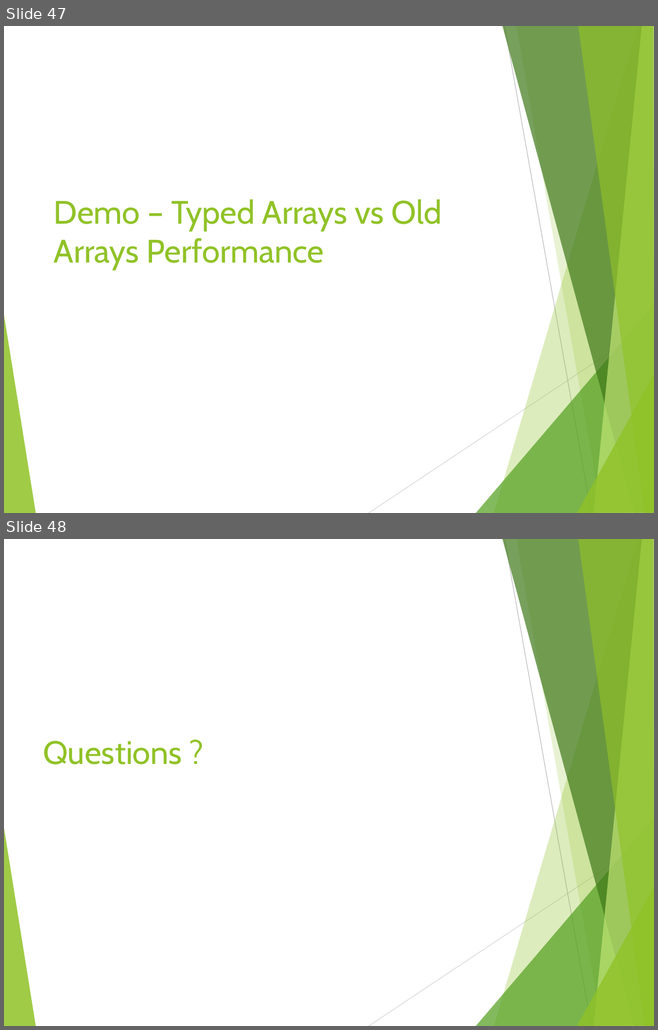
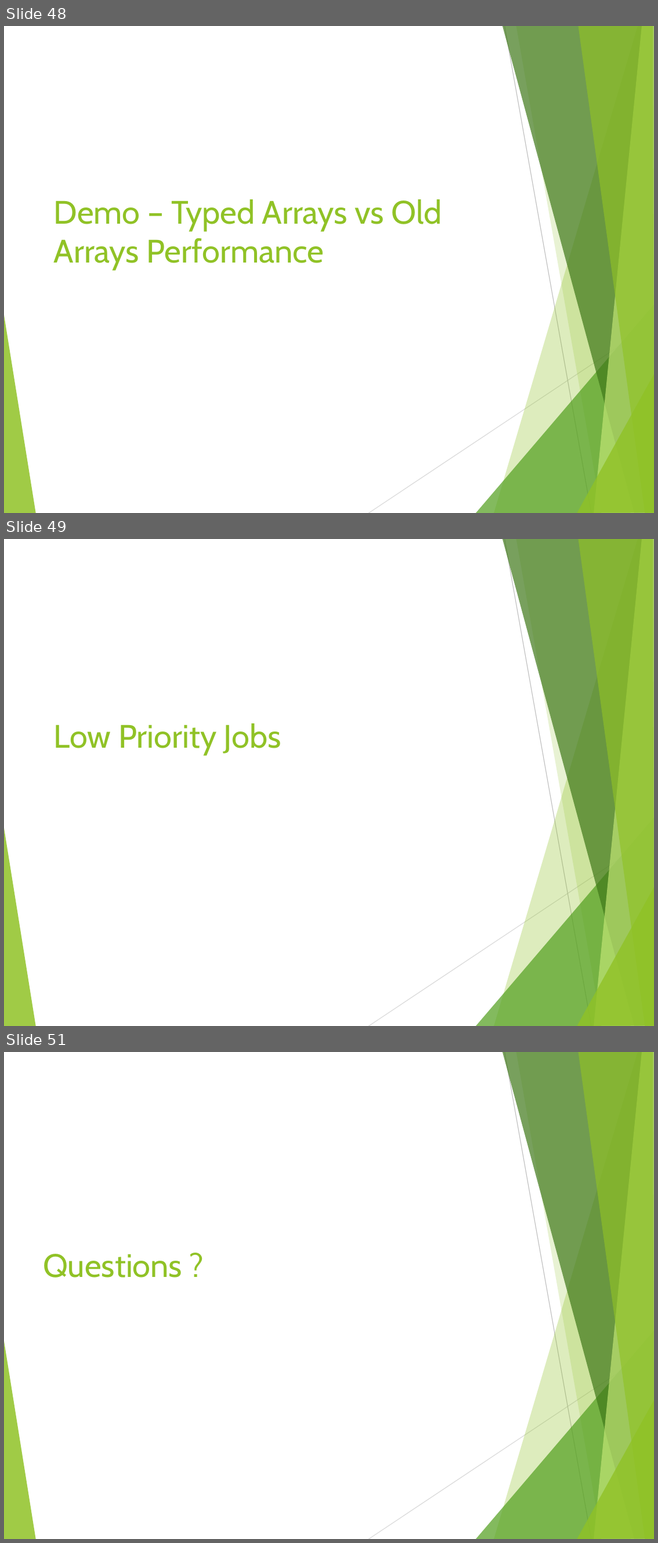
Before and after one commit to tamarstern/MyNodeJSCourse, a slide deck: day2/nodejs_performance/NodeJs_Performance.pptx. Shown one above the other, each under a label of ours: slides 47 and 48 before the commit, slides 48, 49 and 51 after it; the slides between them are not shown. The pictures are 658x1030 and 658x1543 pixels, drawn with LibreOffice and Linux fonts; fonts in the diff are those of the drawing. Boxes give left, top, right and bottom in pixels: in the first picture for what was removed or moved away, otherwise in the second. Text is boxed around its words. In the diff, an @@ line names an element or a change of style, - is before the commit and + after.

```diff
--- a/day2/nodejs_performance/NodeJs_Performance.pptx
+++ b/day2/nodejs_performance/NodeJs_Performance.pptx
@@ slide 49 added at [4, 539, 654, 1026], background #FFFFFF; not listed: 10 template elements that a slide beside it also shows @@
@@ title added at [54, 723, 281, 755], 36 pt, text #90C226 @@
+Low Priority Jobs
@@ what was slide 47 is now slide 48 @@
@@ what was slide 48 is now slide 51 @@
```
Also in this commit, not shown: 2 other slides added.
